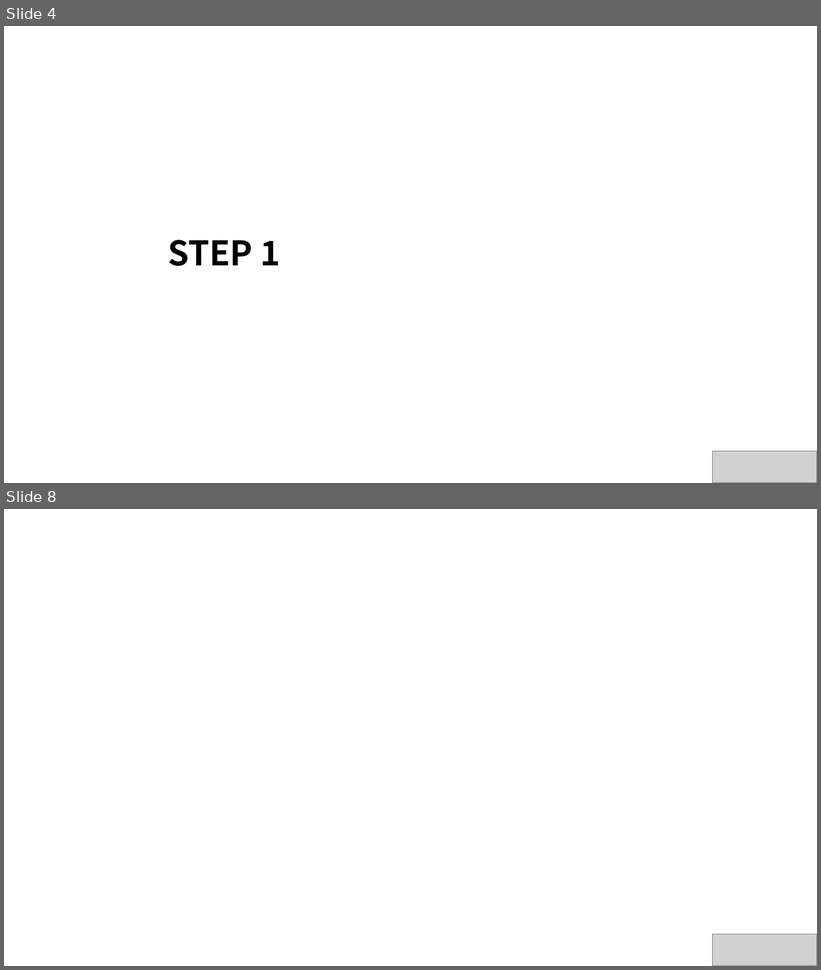
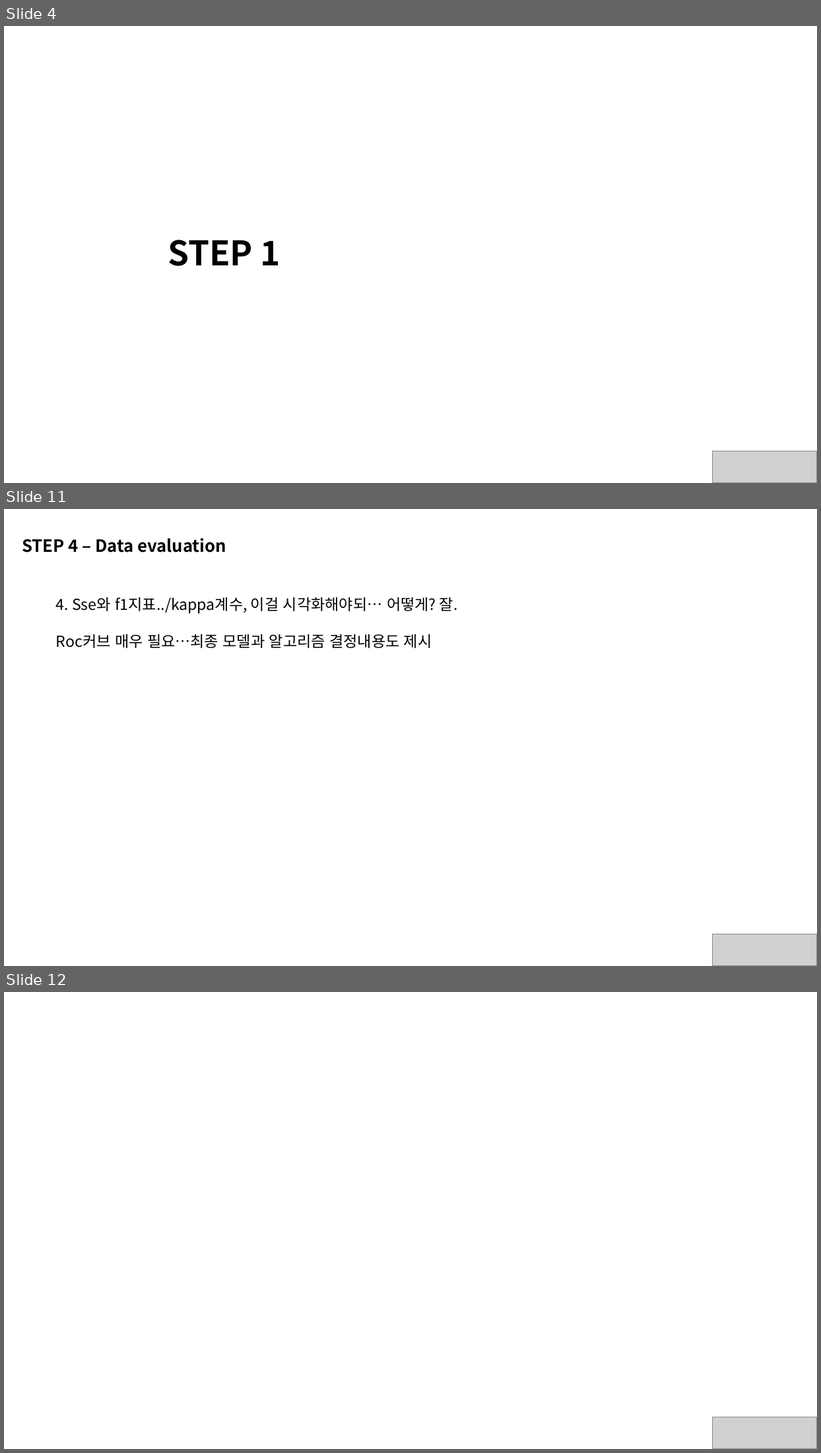
Before and after one commit to hyeonho1028/Samsung-Data-Challenge, a slide deck: final/portfolio.pptx. Shown one above the other, each under a label of ours: slides 4 and 8 before the commit, slides 4, 11 and 12 after it; the slides between them are not shown. The pictures are 821x970 and 821x1453 pixels, drawn with LibreOffice and Linux fonts; fonts in the diff are those of the drawing; grey boxes stand for pictures. Boxes give left, top, right and bottom in pixels: in the first picture for what was removed or moved away, otherwise in the second. Text is boxed around its words. In the diff, an @@ line names an element or a change of style, - is before the commit and + after.

```diff
--- a/final/portfolio.pptx
+++ b/final/portfolio.pptx
@@ slide 11 added at box(4, 509, 817, 966), background #FFFFFF @@
@@ text added at box(22, 538, 226, 553), 20 pt, text #000000, bold @@
+STEP 4 – Data evaluation
@@ text added at box(56, 597, 458, 648), 18 pt, text #000000 @@
+4. Sse와 f1지표../kappa계수, 이걸 시각화해야되… 어떻게? 잘.
+Roc커브 매우 필요…최종 모델과 알고리즘 결정내용도 제시
@@ picture added at box(713, 934, 817, 966) @@
@@ what was slide 8 is now slide 12 @@
```
Also in this commit, not shown: 1 slide changed, 7 other slides added, 4 slides removed, 1 other file.
